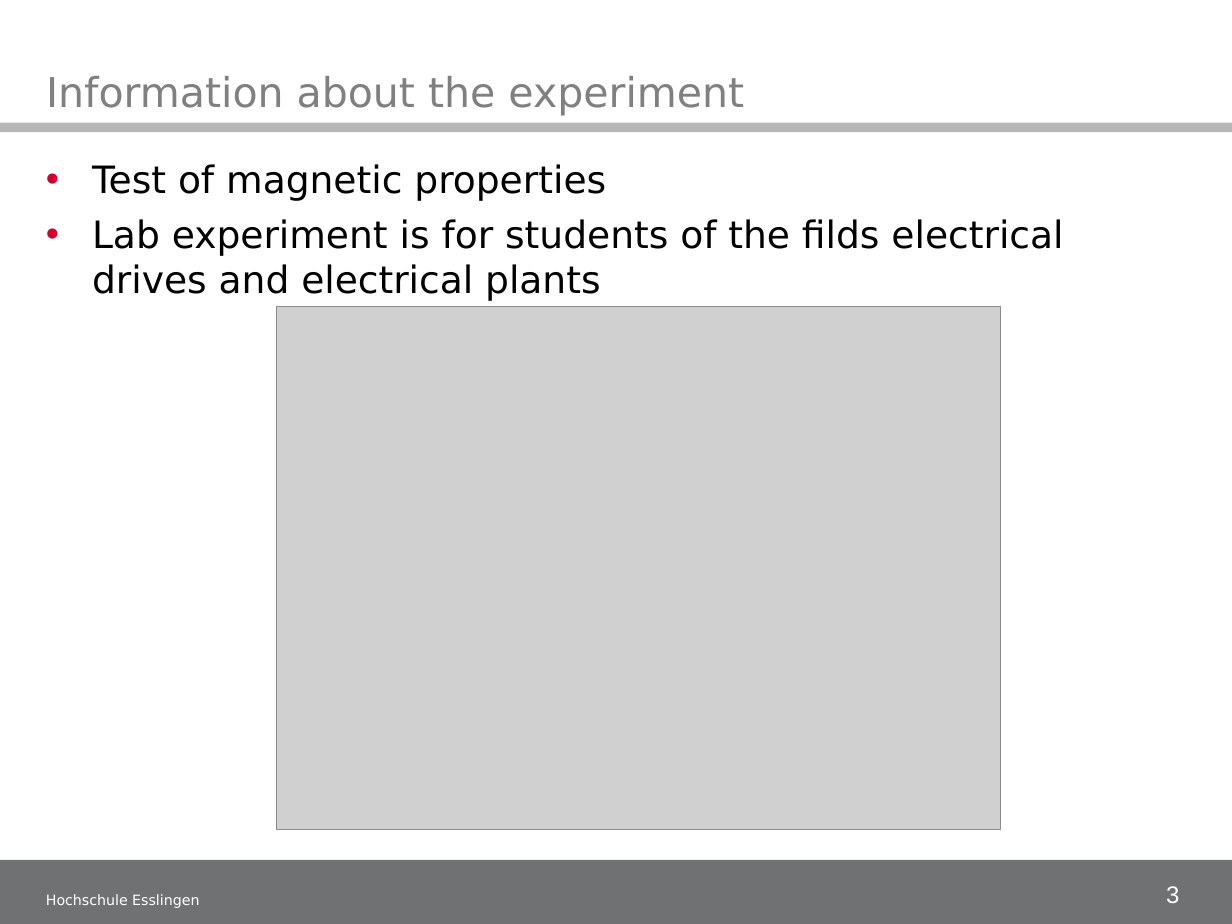
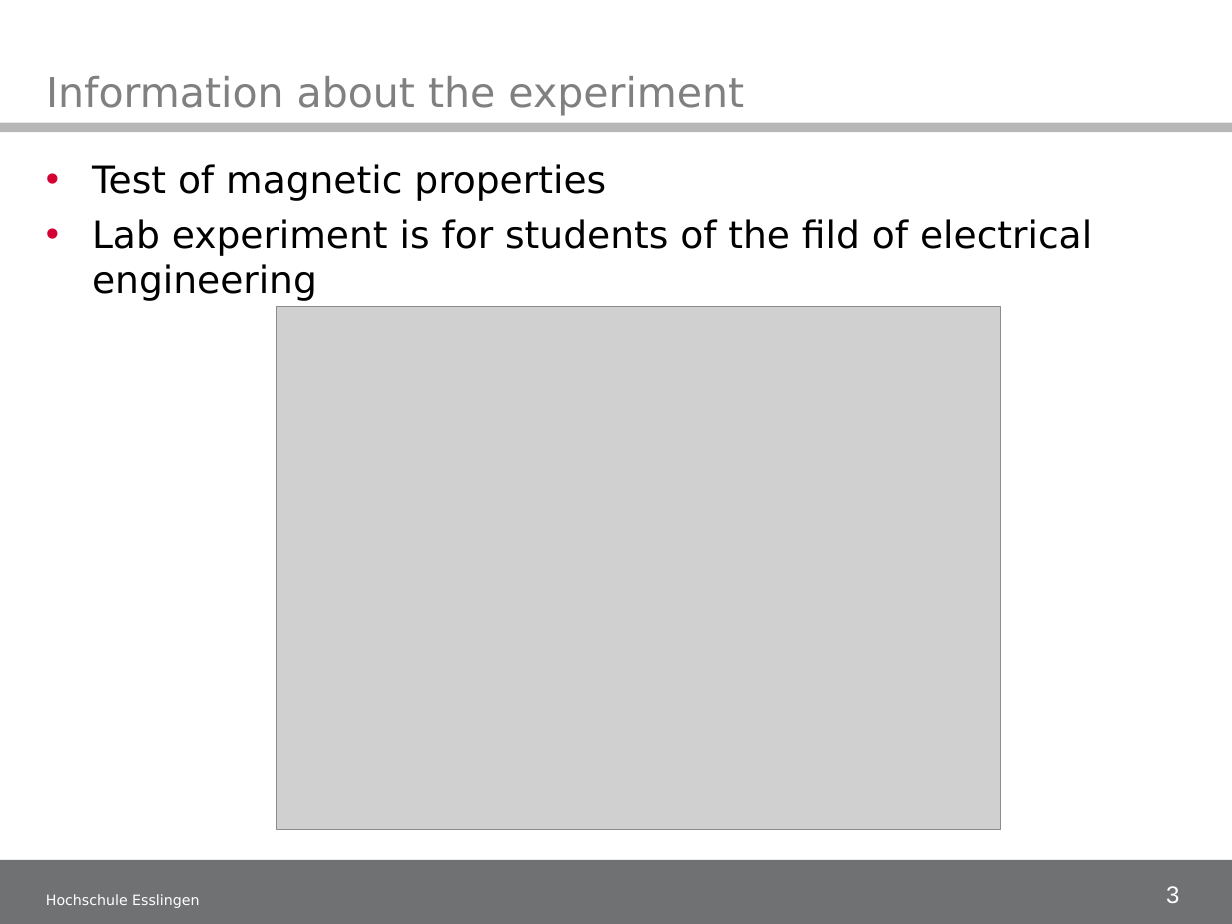
Before and after one commit to illogicdev/magneto, a slide deck: slide 3 of doku/50_Midtermpresentation/Midterm presentation_1.ppt. Drawn at 1232x924 pixels with LibreOffice and Linux fonts; fonts in the diff are those of the drawing; grey boxes stand for pictures; background and template pictures are left out. Boxes give left, top, right and bottom in pixels: in the first picture for what was removed or moved away, otherwise in the second. Text is boxed around its words. In the diff, an @@ line names an element or a change of style, - is before the commit and + after.

```diff
--- a/doku/50_Midtermpresentation/Midterm presentation_1.ppt
+++ b/doku/50_Midtermpresentation/Midterm presentation_1.ppt
@@ text at [92,219,1092,301]: text changed @@
-• Lab experiment is for students of the filds electrical drives and electrical plants
+• Lab experiment is for students of the fild of electrical engineering
```
Also in this commit, not shown: 2 other slides changed.
